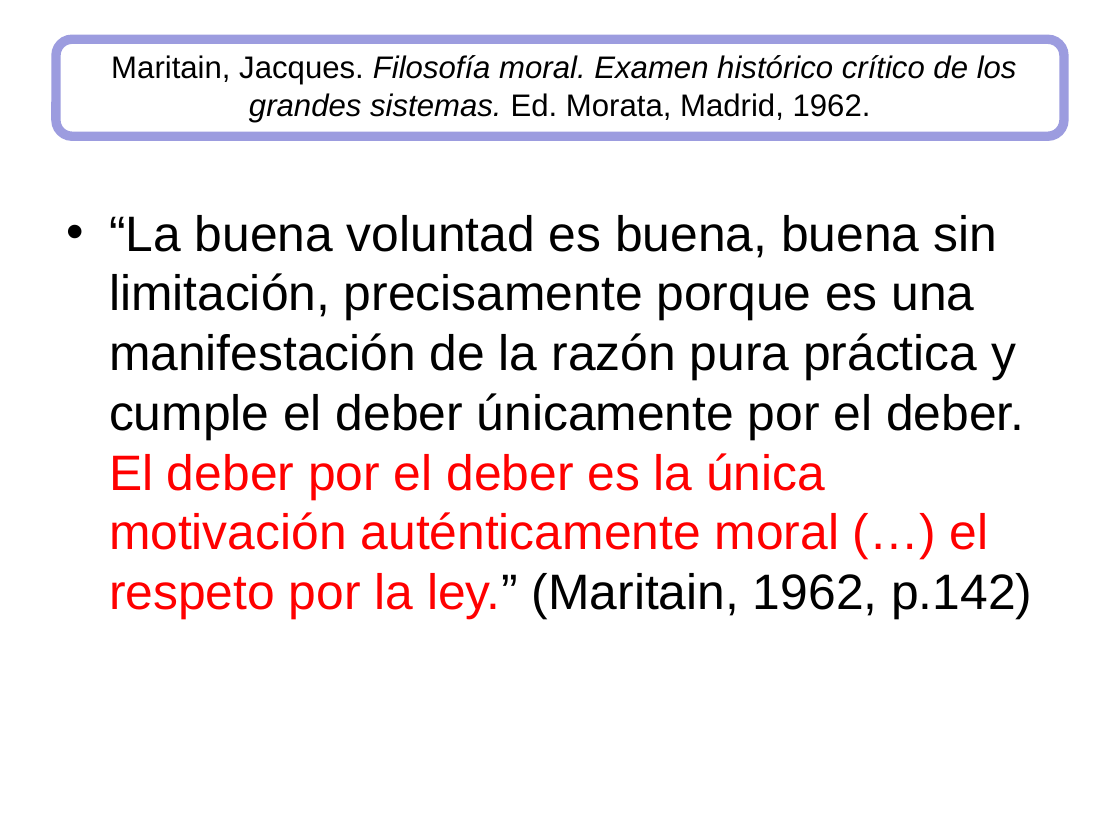
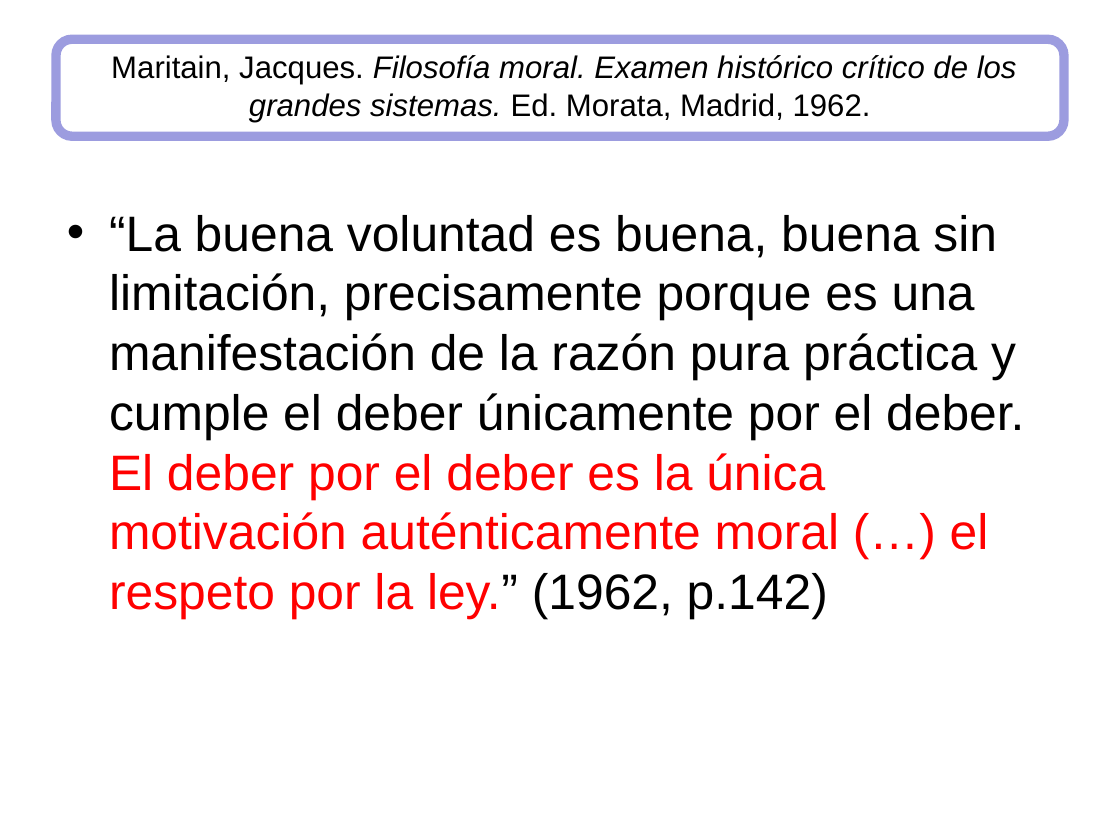
Before and after one commit to zaboltar/zaboltar.github.io, a slide deck: slide 27 of assets uarm/2023 1 UarmPCrit/kant fmc.ppt (slide 13 before the commit). Drawn at 1120x840 pixels with LibreOffice and Linux fonts; fonts in the diff are those of the drawing. Boxes give left, top, right and bottom in pixels: in the first picture for what was removed or moved away, otherwise in the second. Text is boxed around its words. In the diff, an @@ line names an element or a change of style, - is before the commit and + after.

```diff
--- a/assets uarm/2023 1 UarmPCrit/kant fmc.ppt
+++ b/assets uarm/2023 1 UarmPCrit/kant fmc.ppt
@@ text at [109, 215, 1024, 620]: text changed @@
-• “La buena voluntad es buena, buena sin limitación, precisamente porque es una manifestación de la razón pura práctica y cumple el deber únicamente por el deber. El deber por el deber es la única motivación auténticamente moral (…) el respeto por la ley.” (Maritain, 1962, p.142)
+• “La buena voluntad es buena, buena sin limitación, precisamente porque es una manifestación de la razón pura práctica y cumple el deber únicamente por el deber. El deber por el deber es la única motivación auténticamente moral (…) el respeto por la ley.” (1962, p.142)
```
Also in this commit, not shown: 6 other slides changed, 10 slides added, 2 slides removed, 26 other files.
